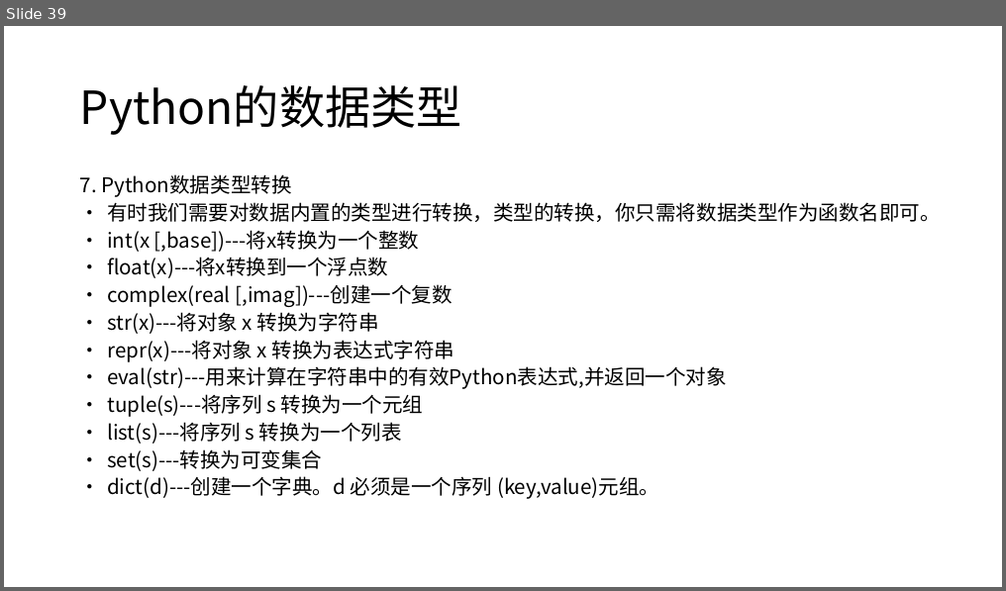
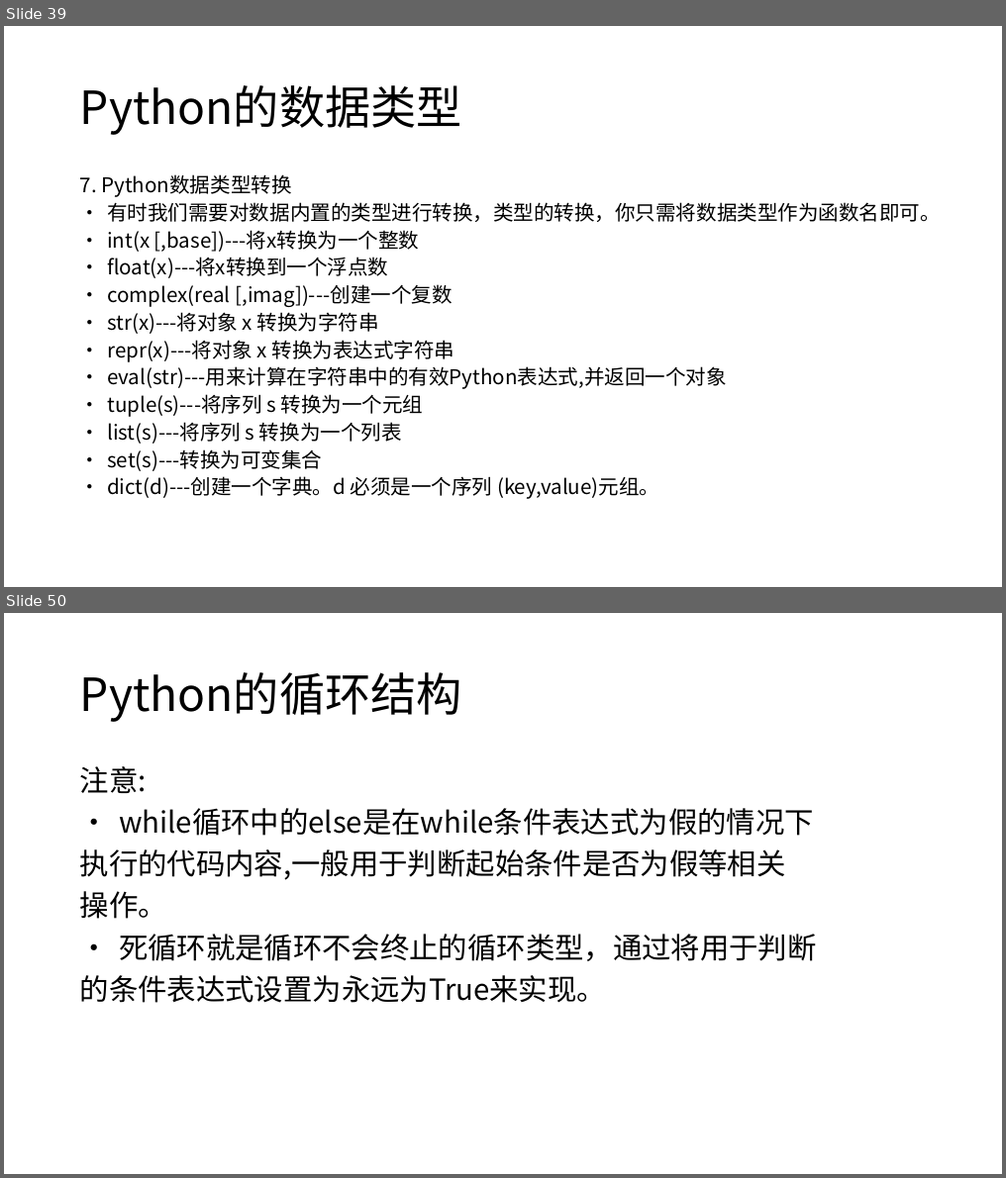
Before and after one commit to kurtchen1988/pythonTec, a slide deck: PPT/Python01.pptx. Shown one above the other, each under a label of ours: slide 39 before the commit, slides 39 and 50 after it; the slides between them are not shown. The pictures are 1006x591 and 1006x1178 pixels, drawn with LibreOffice and Linux fonts; fonts in the diff are those of the drawing. Boxes give left, top, right and bottom in pixels: in the first picture for what was removed or moved away, otherwise in the second. Text is boxed around its words. In the diff, an @@ line names an element or a change of style, - is before the commit and + after.

```diff
--- a/PPT/Python01.pptx
+++ b/PPT/Python01.pptx
@@ slide 50 added at (x1=4, y1=613, x2=1002, y2=1174), background #FFFFFF @@
@@ title added at (x1=80, y1=672, x2=462, y2=722), 44 pt, text #000000 @@
+Python的循环结构
@@ text added at (x1=80, y1=766, x2=817, y2=1003), 28 pt, text #000000 @@
+注意:
+• while循环中的else是在while条件表达式为假的情况下
+执行的代码内容,一般用于判断起始条件是否为假等相关
+操作。
+• 死循环就是循环不会终止的循环类型，通过将用于判断
+的条件表达式设置为永远为True来实现。
```
Also in this commit, not shown: 2 slides changed, 14 other slides added, 3 other files.
